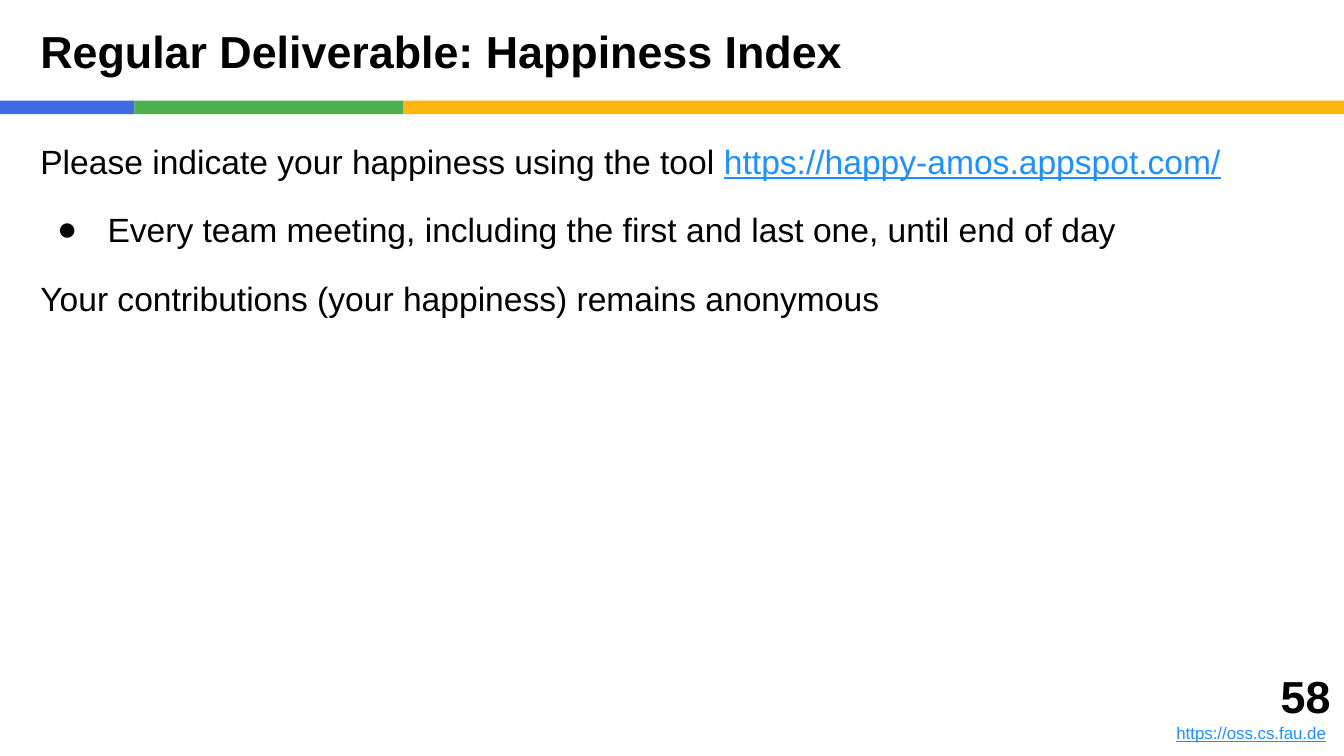
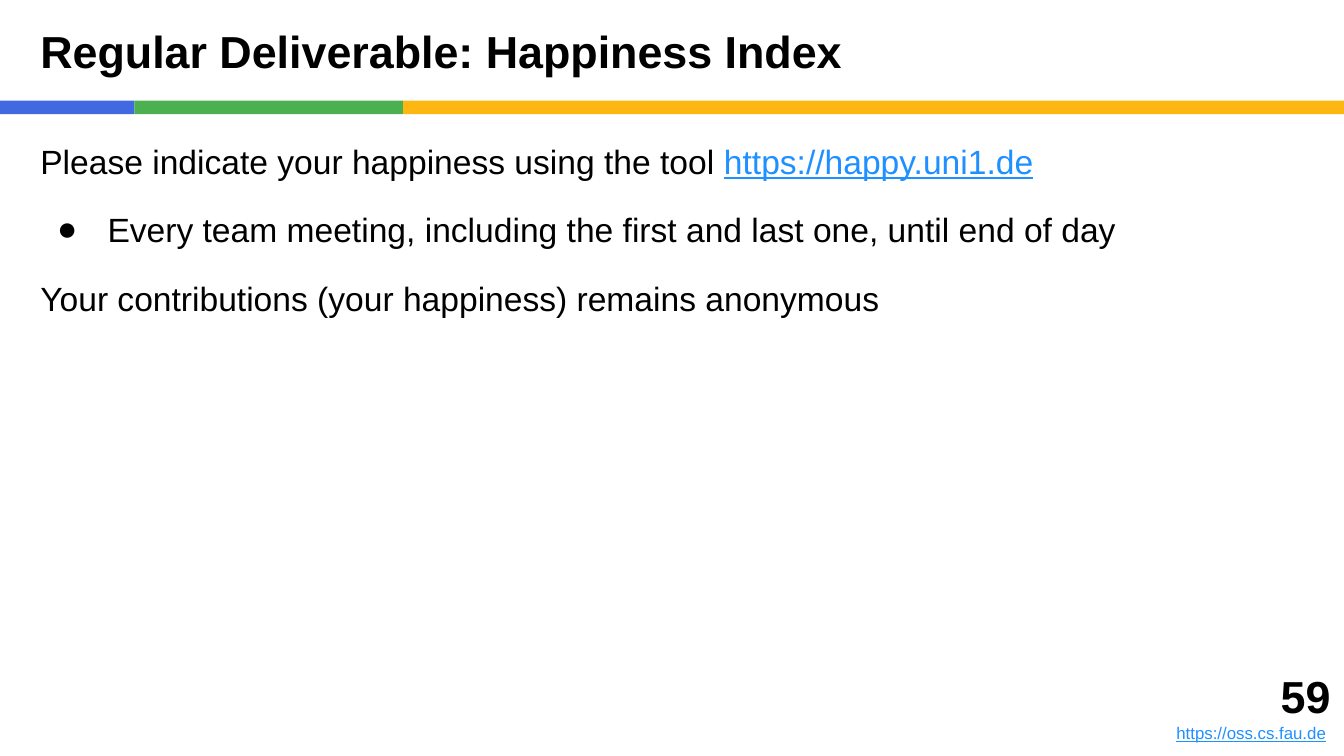
Before and after one commit to dirkriehle/amos-course, a slide deck: slide 59 of Lecture slides/AMOS B01 - Team and Tools.pptx (slide 58 before the commit). Drawn at 1344x756 pixels with LibreOffice and Linux fonts; fonts in the diff are those of the drawing. Boxes give left, top, right and bottom in pixels: in the first picture for what was removed or moved away, otherwise in the second. Text is boxed around its words. In the diff, an @@ line names an element or a change of style, - is before the commit and + after.

```diff
--- a/Lecture slides/AMOS B01 - Team and Tools.pptx
+++ b/Lecture slides/AMOS B01 - Team and Tools.pptx
@@ text at (40, 149, 1033, 180): text changed @@
-Please indicate your happiness using the tool https://happy-amos.appspot.com/
+Please indicate your happiness using the tool https://happy.uni1.de
@@ text at (1281, 681, 1331, 714): text changed @@
-58
+59
```
Also in this commit, not shown: 2 other slides changed, 1 slide added, 5 other files.
